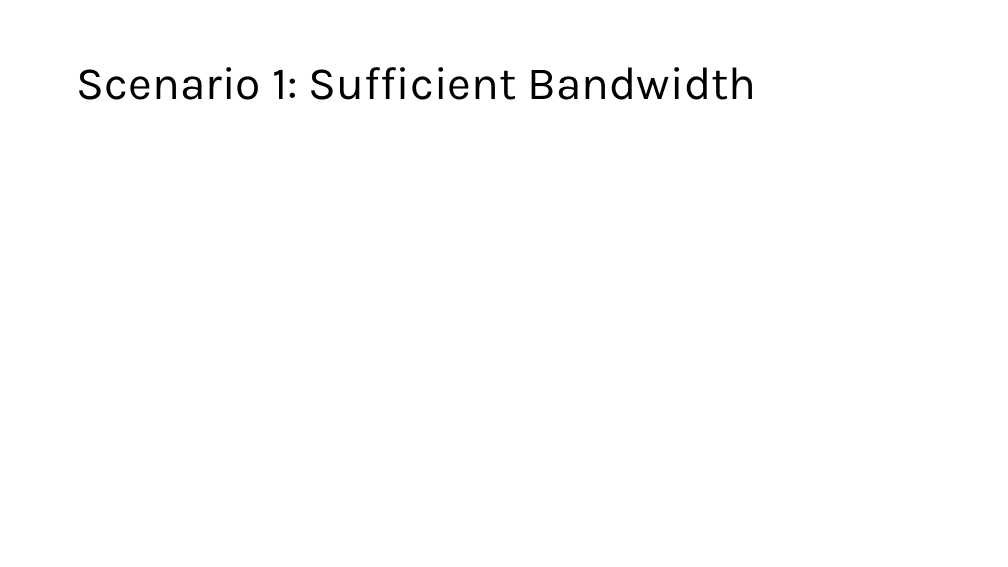
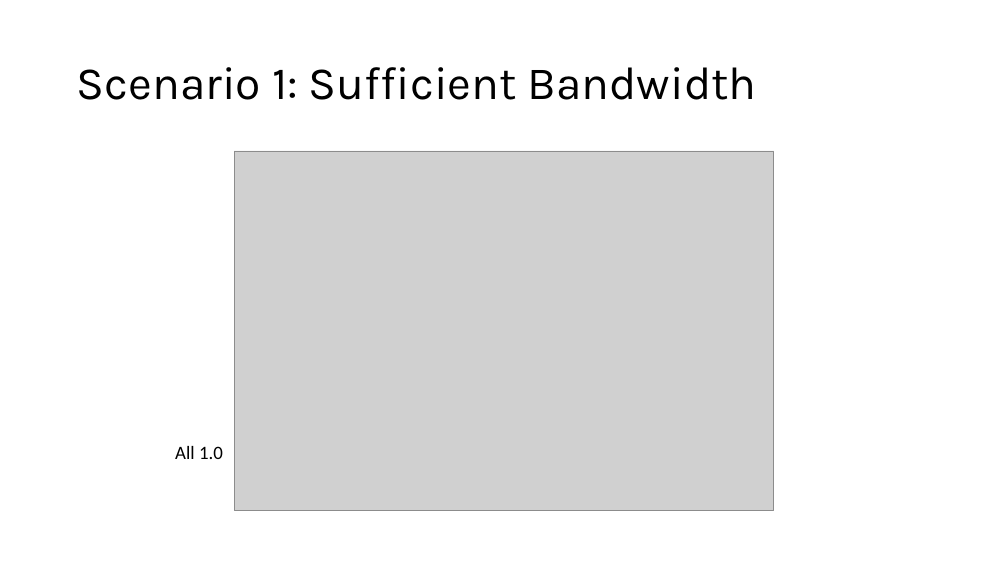
Before and after one commit to LittleD3092/reliable-in-network-aggregation, a slide deck: slide 15 of report.pptx (slide 19 before the commit). Drawn at 1008x567 pixels with LibreOffice and Linux fonts; fonts in the diff are those of the drawing; grey boxes stand for pictures. Boxes give left, top, right and bottom in pixels: in the first picture for what was removed or moved away, otherwise in the second. Text is boxed around its words. In the diff, an @@ line names an element or a change of style, - is before the commit and + after.

```diff
--- a/report.pptx
+++ b/report.pptx
@@ picture added at (234, 151, 774, 511) @@
@@ text added at (175, 446, 223, 459), 18 pt, text #000000 @@
+All 1.0
```
Also in this commit, not shown: 3 other slides changed, 2 slides added, 4 slides removed.
